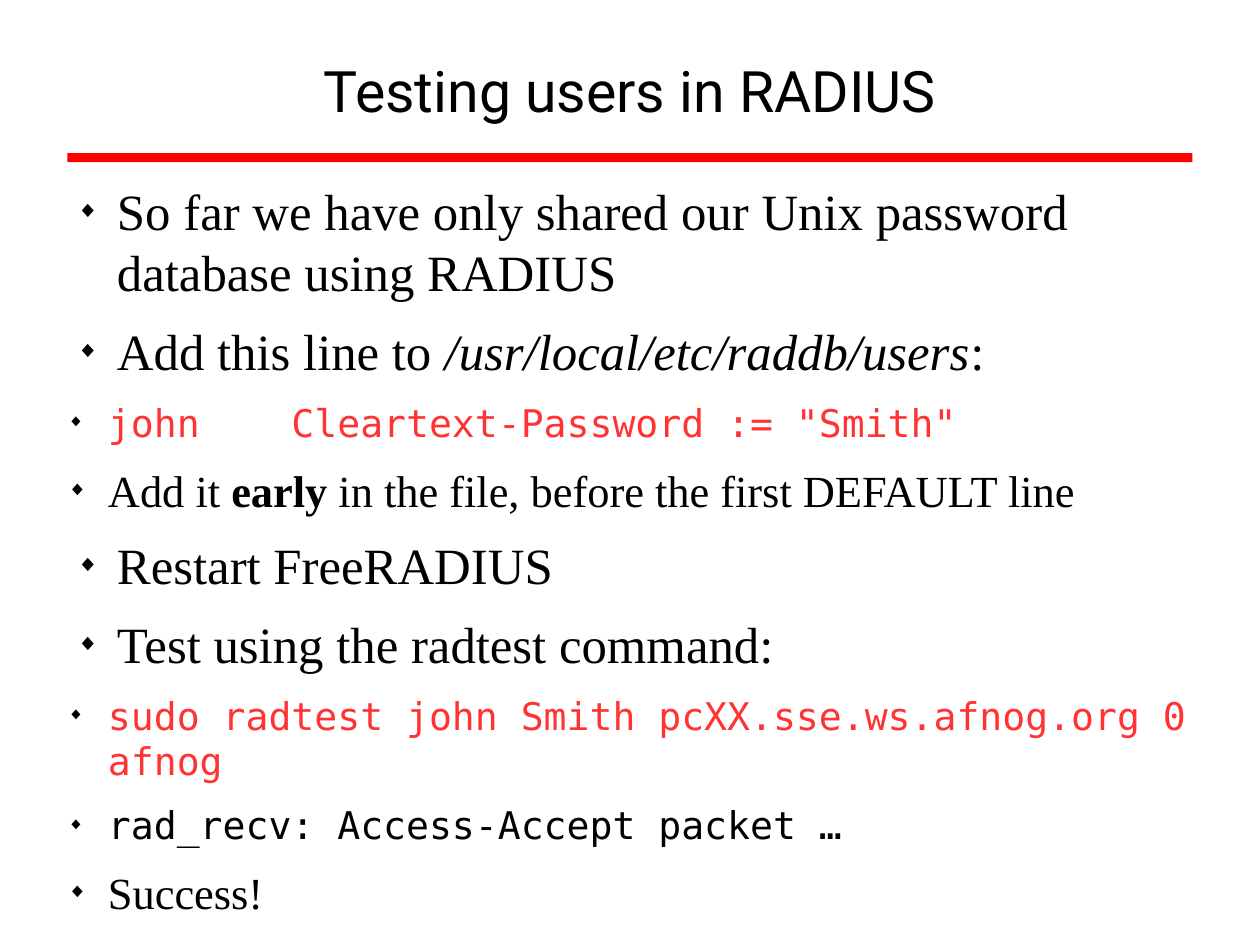
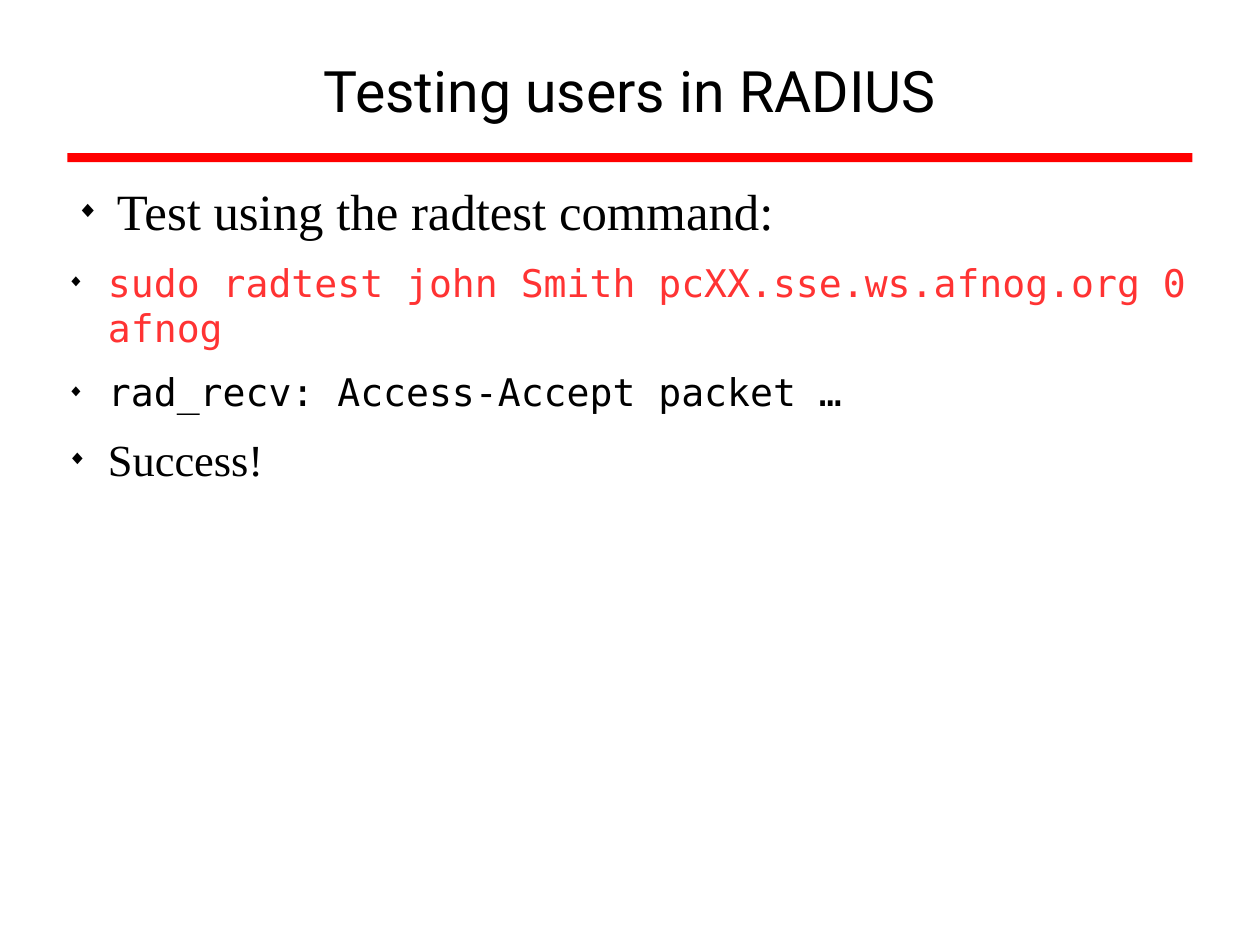
Before and after one commit to afnog/sse, a slide deck: slide 43 of radius/radius_presentation.odp. Drawn at 1260x945 pixels with LibreOffice and Linux fonts; fonts in the diff are those of the drawing; background and template pictures are left out. Boxes give left, top, right and bottom in pixels: in the first picture for what was removed or moved away, otherwise in the second. Text is boxed around its words. In the diff, an @@ line names an element or a change of style, - is before the commit and + after.

```diff
--- a/radius/radius_presentation.odp
+++ b/radius/radius_presentation.odp
@@ text at box(108, 194, 1075, 585): paragraphs removed @@
-◆ So far we have only shared our Unix password database using RADIUS
-◆ Add this line to /usr/local/etc/raddb/users:
-  ◆ john Cleartext-Password := "Smith"
-  ◆ Add it early in the file, before the first DEFAULT line
-◆ Restart FreeRADIUS
```
Also in this commit, not shown: 1 other slide changed, 1 slide added, 1 slide removed.
